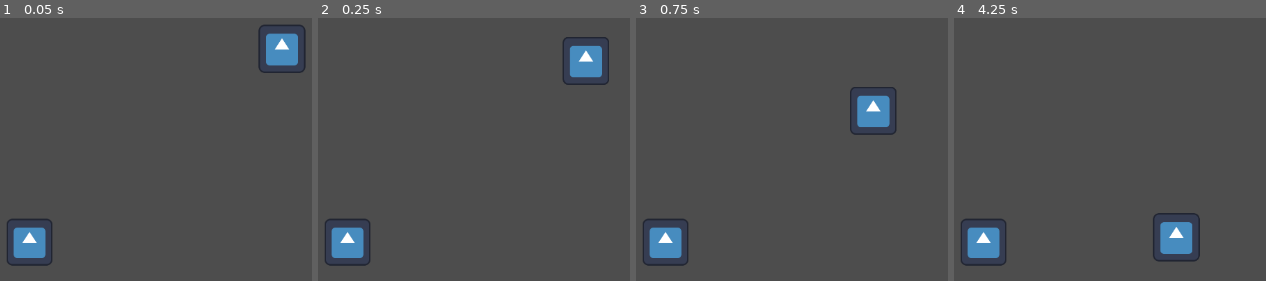
Above: before the commit, frames 1-4 (left to right).
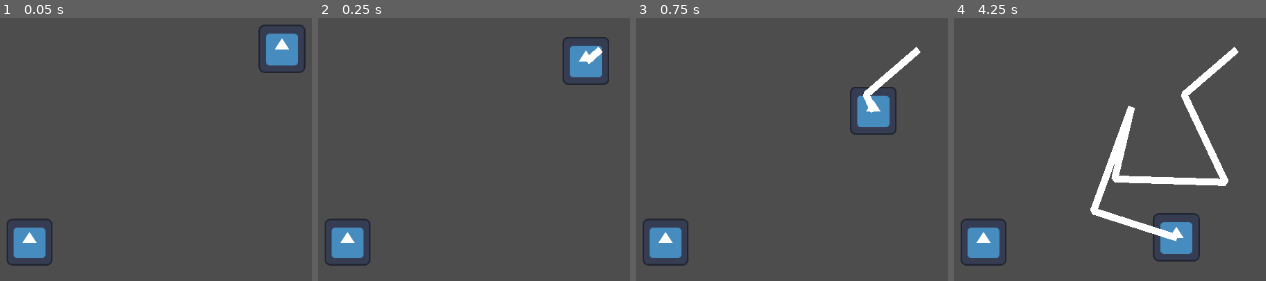
Above: after the commit, the same moments.

Repository: Aki78/NavGodotExample
Game: Godot game, scene res://Nav.tscn
The game is run twice, just before and just after one commit, with the same random seed, the same clock (stepped at 60 frames per second) and the same inputs. The engine's default icon, where the game draws it, is replaced by a stand-in: a white triangle on a blue panel in a dark square.
Inputs (mouse positions are in pixels of both pictures, inside the frame that each line leads up to):
- Up to frame 1 (0.05 s): no input
- Up to frame 2 (0.25 s): no input
- Up to frame 3 (0.75 s): move the mouse to (910, 186) at 0.52 s
- Up to frame 4 (4.25 s): move the mouse to (outside the picture) at 1.27 s; move the mouse to (1131, 107) at 2.02 s; move the mouse to (outside the picture) at 2.77 s; move the mouse to (outside the picture) at 3.52 s

Frame 1 is identical in both runs. In frame 2, 0.1% of the frame differs, in the area x 86-92%, y 11-18%; in frame 3, 0.7%; in frame 4, 4.7%, in the area x 43-92%, y 11-85%.

Commit message:
path draw done

Diff:
--- a/CharacterBody2D.gd
+++ b/CharacterBody2D.gd
@@ -2,15 +2,21 @@
 
 const speed = 200
 @onready var nav_agent = $NavigationAgent2D
+@onready var path_visualizer : Line2D
+
+var points = []
+var shift : Vector2
 
 func _ready() -> void:
-	pass
-	#makepath()
+	path_visualizer = get_node("/root/Node2D/Line2D")
+	shift = position
+	print(shift)
 
 func _physics_process(_delta: float) -> void:
 	var dir = to_local(nav_agent.get_next_path_position()).normalized()
 	self.velocity = dir * speed
 	move_and_slide()
+	update_path(global_position)
 
 func makepath() -> void:
 	nav_agent.target_position = get_viewport().get_mouse_position()
@@ -18,3 +24,13 @@
 func _on_timer_timeout():
 	#print("tic")
 	makepath()
+
+	path_visualizer.points = points
+#	print(points)
+
+func update_path(new_position: Vector2):
+	print(new_position)
+	new_position -= shift
+	print(new_position)
+	points.append(new_position)  # Add the new position to the points array
+	path_visualizer.points = points  # Update the Line2D points to draw the path
--- a/Nav.tscn
+++ b/Nav.tscn
@@ -57,4 +57,7 @@
 position = Vector2(-9, 0)
 shape = SubResource("CircleShape2D_w22xx")
 
+[node name="Line2D" type="Line2D" parent="."]
+position = Vector2(843, 96)
+
 [connection signal="timeout" from="enemy/Timer" to="enemy" method="_on_timer_timeout"]
